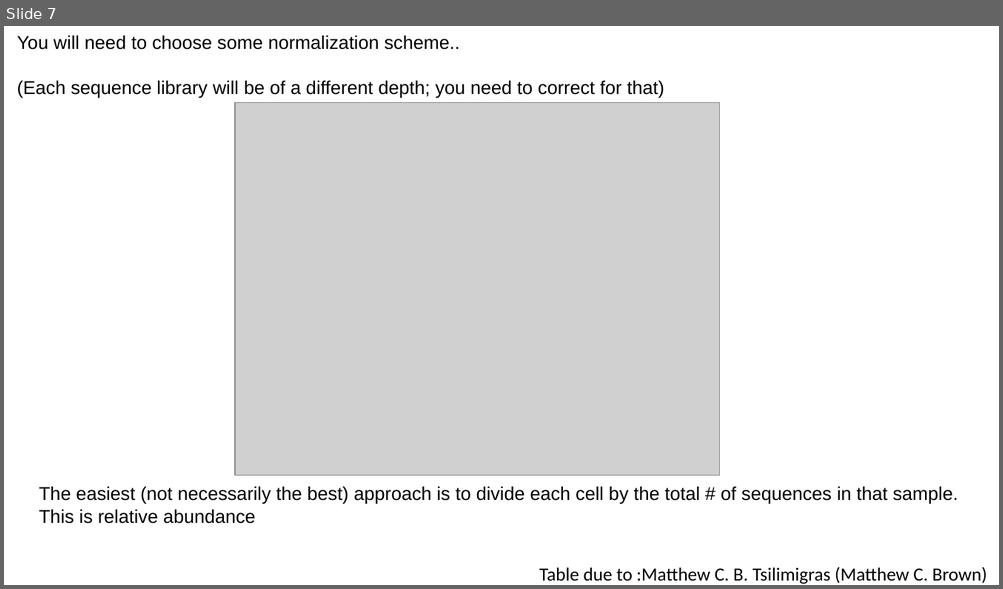
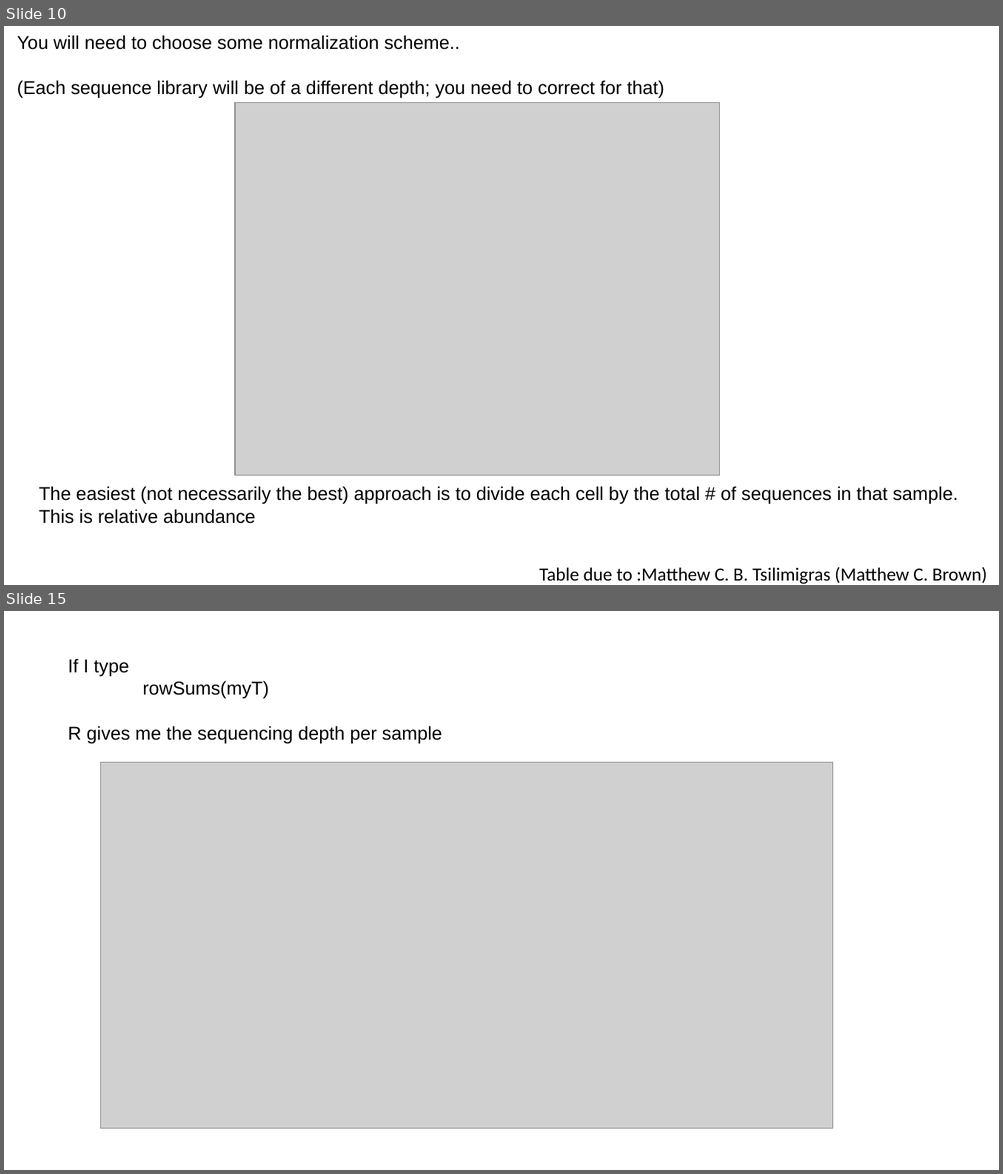
Before and after one commit to afodor/afodor.github.io, a slide deck: classes/ChapelHill2018/ch.pptx. Shown one above the other, each under a label of ours: slide 7 before the commit, slides 10 and 15 after it; the slides between them are not shown. The pictures are 1003x589 and 1003x1174 pixels, drawn with LibreOffice and Linux fonts; fonts in the diff are those of the drawing; grey boxes stand for pictures. Boxes give left, top, right and bottom in pixels: in the first picture for what was removed or moved away, otherwise in the second. Text is boxed around its words. In the diff, an @@ line names an element or a change of style, - is before the commit and + after.

```diff
--- a/classes/ChapelHill2018/ch.pptx
+++ b/classes/ChapelHill2018/ch.pptx
@@ slide 15 added at box(4, 611, 999, 1170), background #FFFFFF @@
@@ text added at box(68, 658, 442, 744), 18 pt, text #000000 @@
+If I type
+rowSums(myT)
+R gives me the sequencing depth per sample
@@ picture added at box(100, 763, 833, 1128) @@
@@ what was slide 7 is now slide 10 @@
```
Also in this commit, not shown: 1 slide changed, 14 other slides added.
